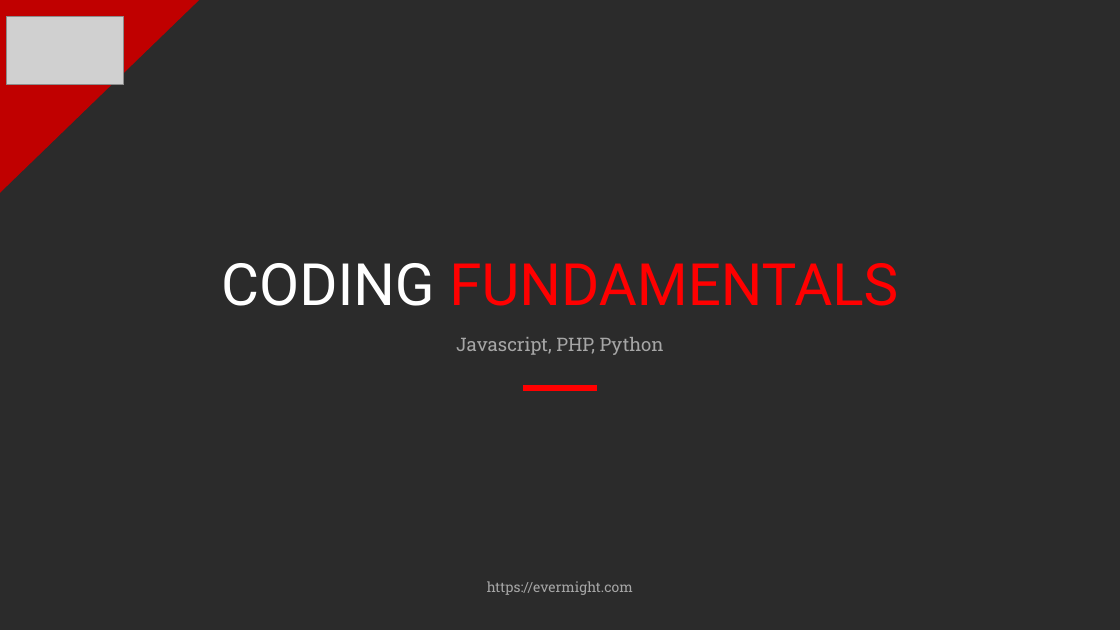
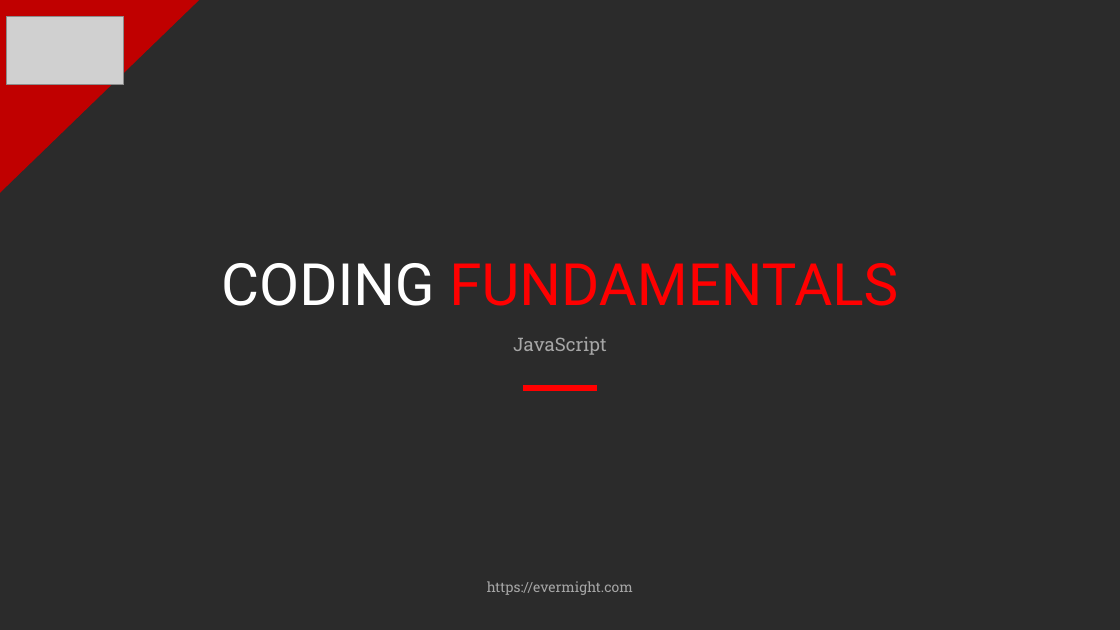
Before and after one commit to evermight/fullstack-training, a slide deck: slide 1 of crash-course/20230624-shell-js-python-php/fundamentals-of-coding.pptx. Drawn at 1120x630 pixels with LibreOffice and Linux fonts; fonts in the diff are those of the drawing; grey boxes stand for pictures; background and template pictures are left out; a plain dark background stands for a picture behind light text. Boxes give left, top, right and bottom in pixels: in the first picture for what was removed or moved away, otherwise in the second. Text is boxed around its words. In the diff, an @@ line names an element or a change of style, - is before the commit and + after.

```diff
--- a/crash-course/20230624-shell-js-python-php/fundamentals-of-coding.pptx
+++ b/crash-course/20230624-shell-js-python-php/fundamentals-of-coding.pptx
@@ subtitle at (513,337,607,355): text changed @@
-Javascript, PHP, Python
+JavaScript
```
Also in this commit, not shown: 6 other slides changed, 3 slides added, 20 slides removed, 29 other files.
